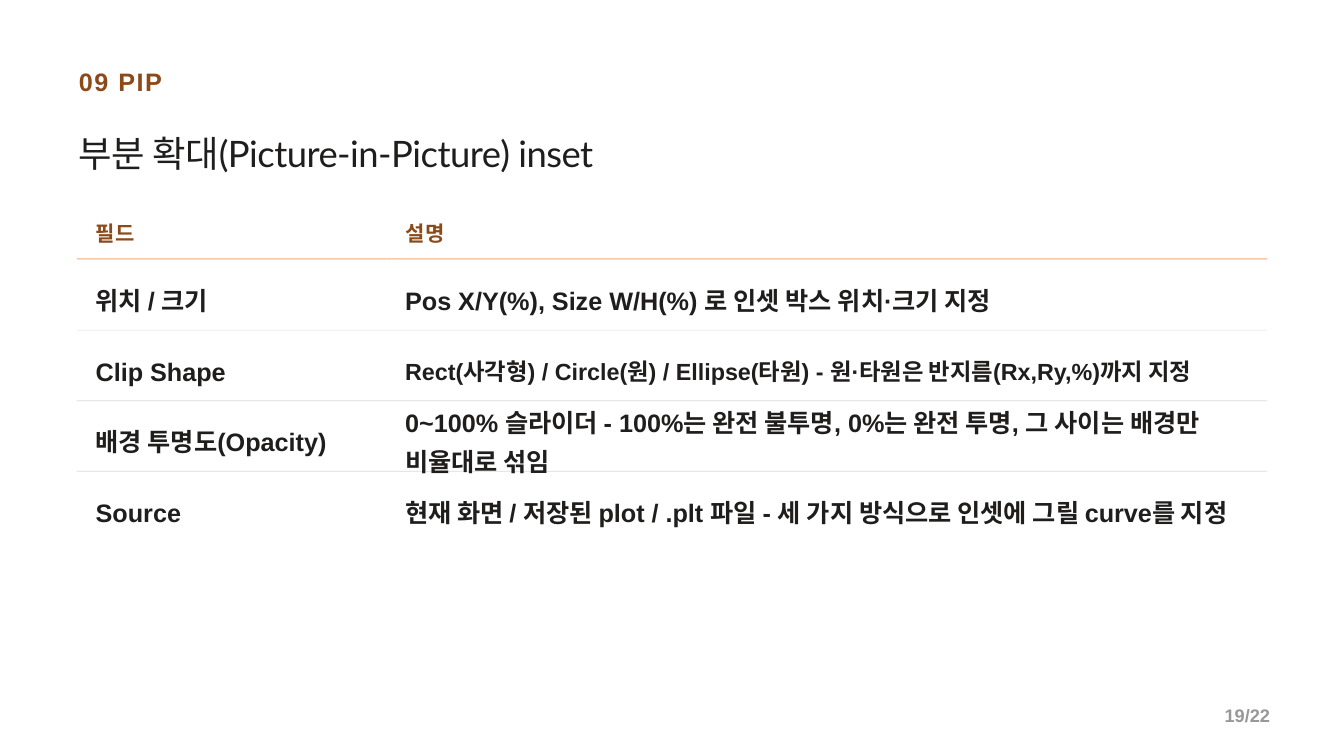
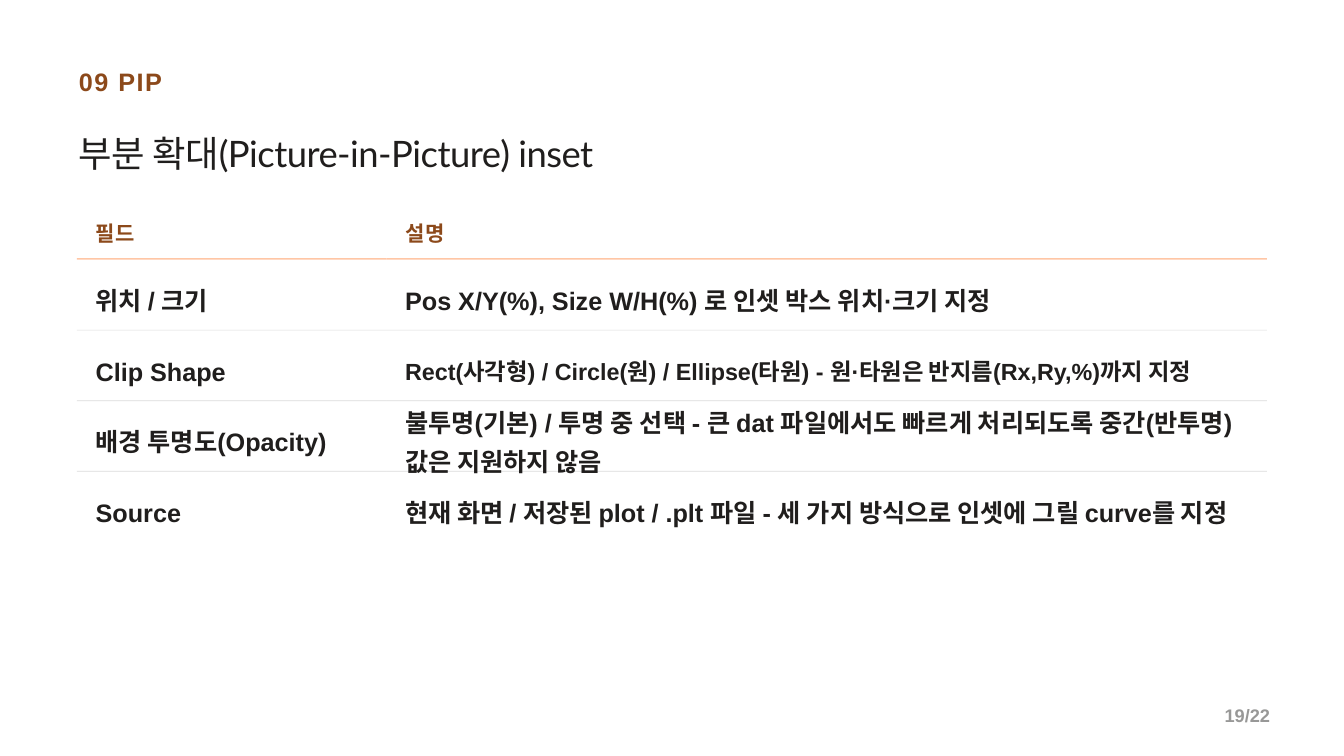
Before and after one commit to CWKIM113/CathPlot_Pub, a slide deck: slide 19 of CathPlot_발표_V1_1.pptx. Drawn at 1344x756 pixels with LibreOffice and Linux fonts; fonts in the diff are those of the drawing. Boxes give left, top, right and bottom in pixels: in the first picture for what was removed or moved away, otherwise in the second. Text is boxed around its words. In the diff, an @@ line names an element or a change of style, - is before the commit and + after.

```diff
--- a/CathPlot_발표_V1_1.pptx
+++ b/CathPlot_발표_V1_1.pptx
@@ text at (x1=405, y1=411, x2=1233, y2=474): text changed @@
-0~100% 슬라이더 - 100%는 완전 불투명, 0%는 완전 투명, 그 사이는 배경만 비율대로 섞임
+불투명(기본) / 투명 중 선택 - 큰 dat 파일에서도 빠르게 처리되도록 중간(반투명) 값은 지원하지 않음
```
Also in this commit, not shown: 1 other file.
